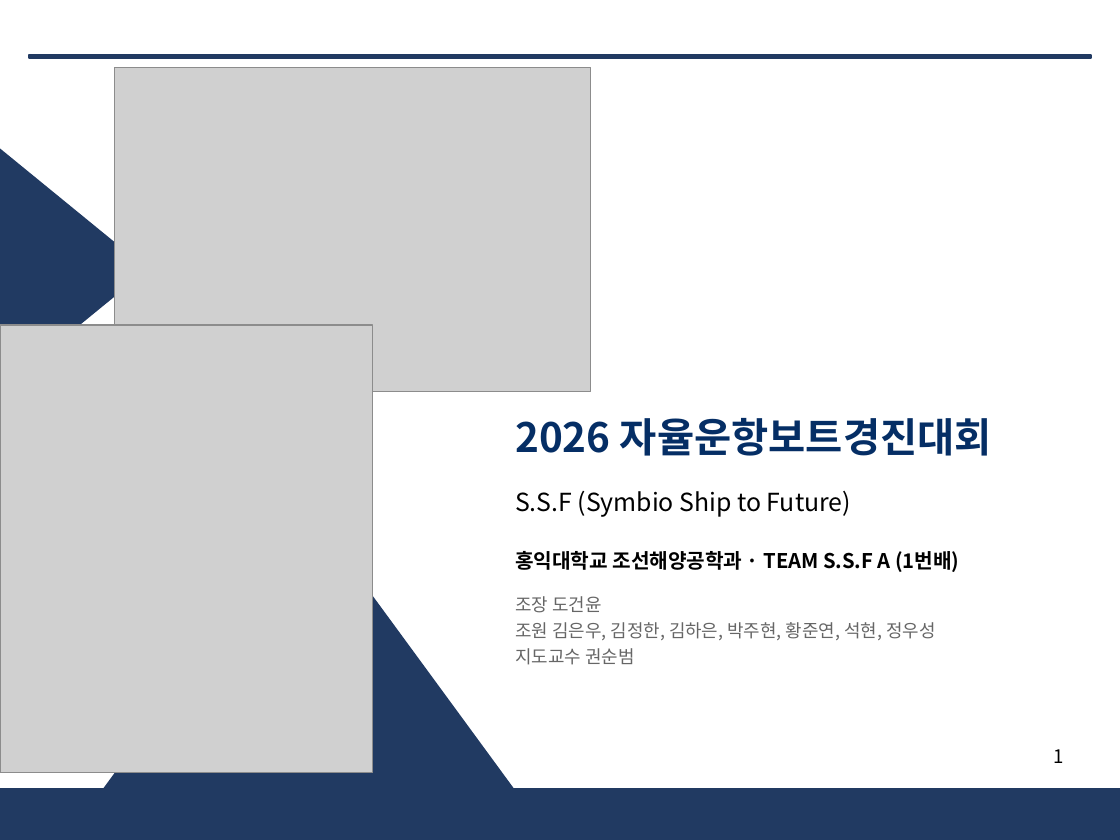
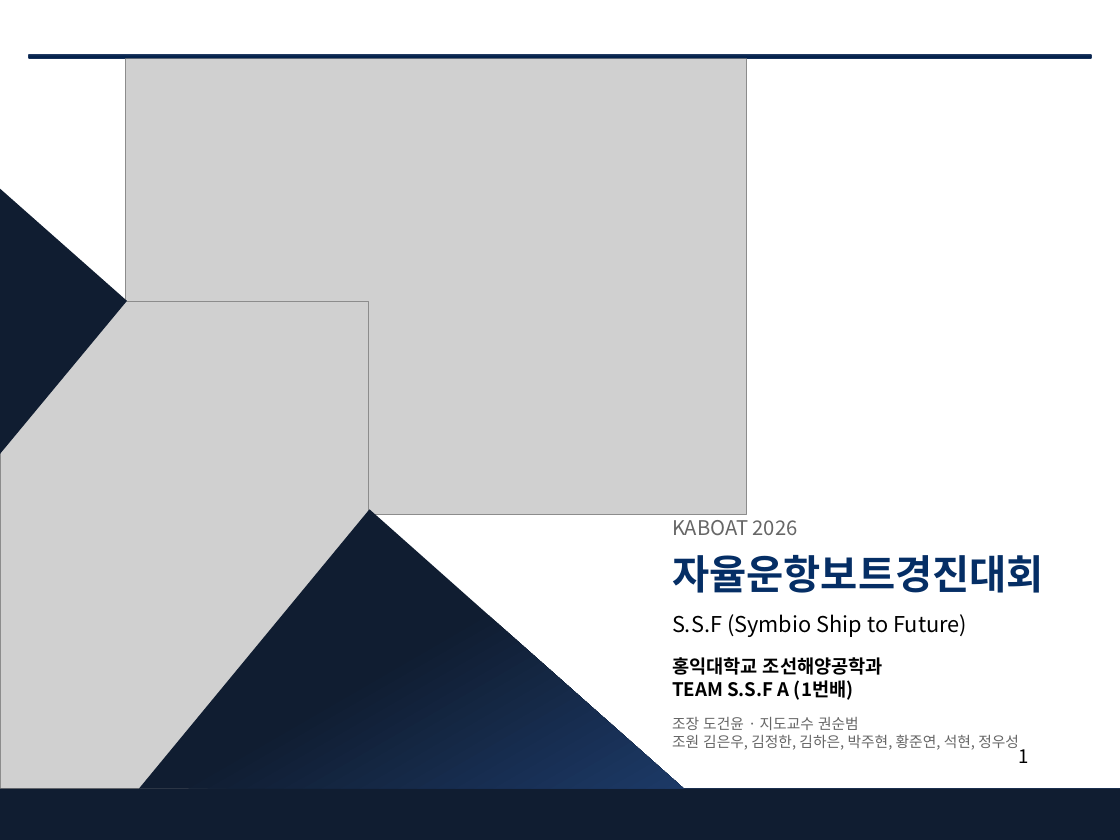
Before and after one commit to unmatsutake377-rgb/ros2_ws, a slide deck: slide 1 of docs/전달용/보고서_분담/발표자료_SSF_A.pptx. Drawn at 1120x840 pixels with LibreOffice and Linux fonts; fonts in the diff are those of the drawing; grey boxes stand for pictures. Boxes give left, top, right and bottom in pixels: in the first picture for what was removed or moved away, otherwise in the second. Text is boxed around its words. In the diff, an @@ line names an element or a change of style, - is before the commit and + after.

```diff
--- a/docs/전달용/보고서_분담/발표자료_SSF_A.pptx
+++ b/docs/전달용/보고서_분담/발표자료_SSF_A.pptx
@@ rectangle added at bbox=[29, 55, 1091, 58], fill #04224C @@
@@ picture: place and size @@
-picture at bbox=[114, 67, 590, 392]
+picture at bbox=[125, 58, 747, 514]
@@ triangle removed at bbox=[0, 137, 147, 402] @@
@@ freeform shape added at bbox=[0, 188, 127, 454], fill #111D31 @@
@@ picture: place and size @@
-picture at bbox=[0, 325, 373, 772]
+picture at bbox=[0, 301, 368, 788]
@@ triangle removed at bbox=[104, 510, 513, 788] @@
@@ freeform shape added at bbox=[139, 510, 683, 788], fill gradient #111D31 to #1C3967 @@
@@ text added at bbox=[672, 514, 798, 535], 13 pt, text #666666 @@
+KABOAT 2026
@@ text "자율운항보트경진대회" at bbox=[672, 555, 1044, 593]: vertical alignment middle to top @@
@@ text at bbox=[672, 555, 1044, 593]: text changed @@
-2026 자율운항보트경진대회
+자율운항보트경진대회
@@ text "S.S.F (Symbio Ship to Future)": place and size @@
-text "S.S.F (Symbio Ship to Future)" at bbox=[515, 491, 851, 517]
+text "S.S.F (Symbio Ship to Future)" at bbox=[672, 614, 967, 637]
@@ text "S.S.F (Symbio Ship to Future)" at bbox=[672, 614, 967, 637]: size 16 to 14 pt; vertical alignment middle to top @@
@@ text at bbox=[515, 648, 634, 665]: paragraph removed @@
-지도교수 권순범
@@ text at bbox=[672, 657, 883, 700]: text changed; size 13 to 12 pt @@
-홍익대학교 조선해양공학과 · TEAM S.S.F A (1번배)
+홍익대학교 조선해양공학과
+TEAM S.S.F A (1번배)
@@ text "홍익대학교 조선해양공학과" at bbox=[672, 657, 883, 700]: vertical alignment middle to top @@
@@ text at bbox=[672, 717, 859, 730]: text changed; size 11.5 to 9.5 pt @@
-조장 도건윤
+조장 도건윤 · 지도교수 권순범
@@ text "조장 도건윤 · 지도교수 권순범": place and size @@
-text "조장 도건윤 · 지도교수 권순범" at bbox=[515, 596, 935, 665]
+text "조장 도건윤 · 지도교수 권순범" at bbox=[672, 717, 1019, 750]
@@ text at bbox=[672, 734, 1019, 750]: size 11.5 to 9.5 pt in "조원 김은우, 김정한, 김하은, 박주현, 황준연, 석현, ..."; less space between paragraphs @@
@@ page number at bbox=[1019, 749, 1029, 763]: alignment right to left @@
@@ rectangle added at bbox=[0, 788, 1120, 840], fill #111D31 @@
```
Also in this commit, not shown: 1 other slide changed, 6 other files.
